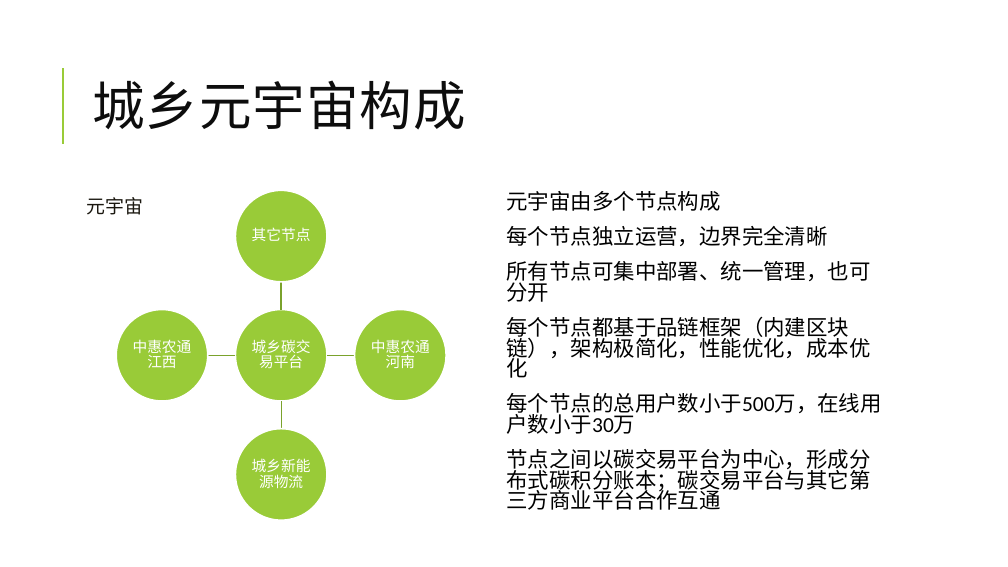
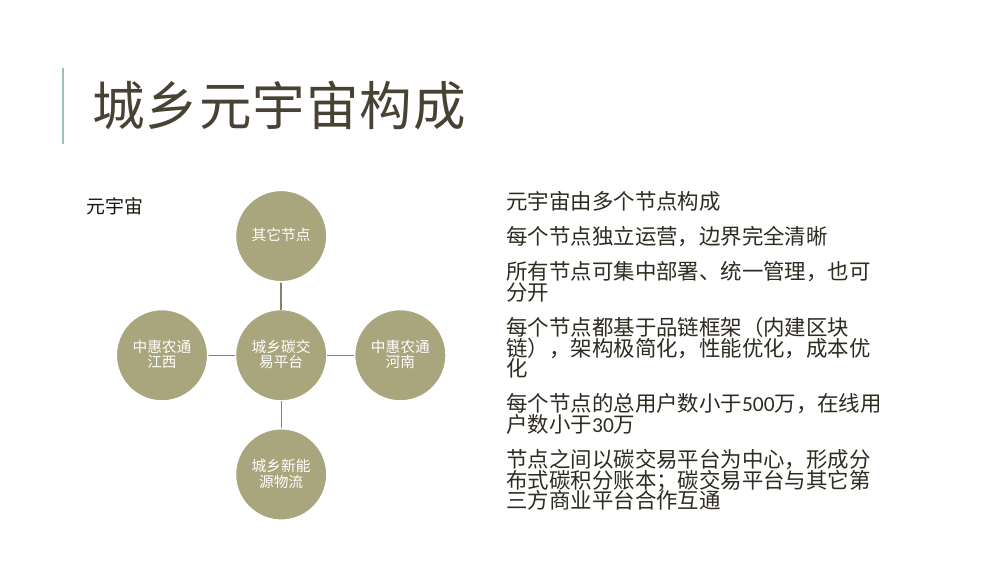
Before and after one commit to jzgi/chainsmart, a slide deck: slide 2 of Docs/品链供销平台.pptx. Drawn at 1008x567 pixels with LibreOffice and Linux fonts; fonts in the diff are those of the drawing. Boxes give left, top, right and bottom in pixels: in the first picture for what was removed or moved away, otherwise in the second. Text is boxed around its words. In the diff, an @@ line names an element or a change of style, - is before the commit and + after.

```diff
--- a/Docs/品链供销平台.pptx
+++ b/Docs/品链供销平台.pptx
@@ title "城乡元宇宙构成" at box(92, 80, 466, 129): text colour #0D0D0D to #474233 @@
@@ line (63, 144) - (63, 68): stroke #99CB38 1.5 pt to #9CBEBD 1.5 pt @@
@@ text "元宇宙由多个节点构成" at box(507, 191, 882, 510): text colour #000000 to #2E2B21; bullet colour #99CB38 to #9CBEBD @@
@@ fill #99CB38 to #A9A57C in 5 elements at box(235, 309, 327, 401), box(235, 191, 327, 282), box(355, 309, 446, 401), box(235, 429, 327, 520), box(116, 309, 208, 401) @@
@@ outline #7BA32D 1.25 pt to #878463 1.25 pt in 4 elements at box(280, 282, 284, 310), box(327, 354, 355, 358), box(280, 401, 284, 429), box(208, 354, 236, 358) @@
```
Also in this commit, not shown: 27 other slides changed, 13 other files.
